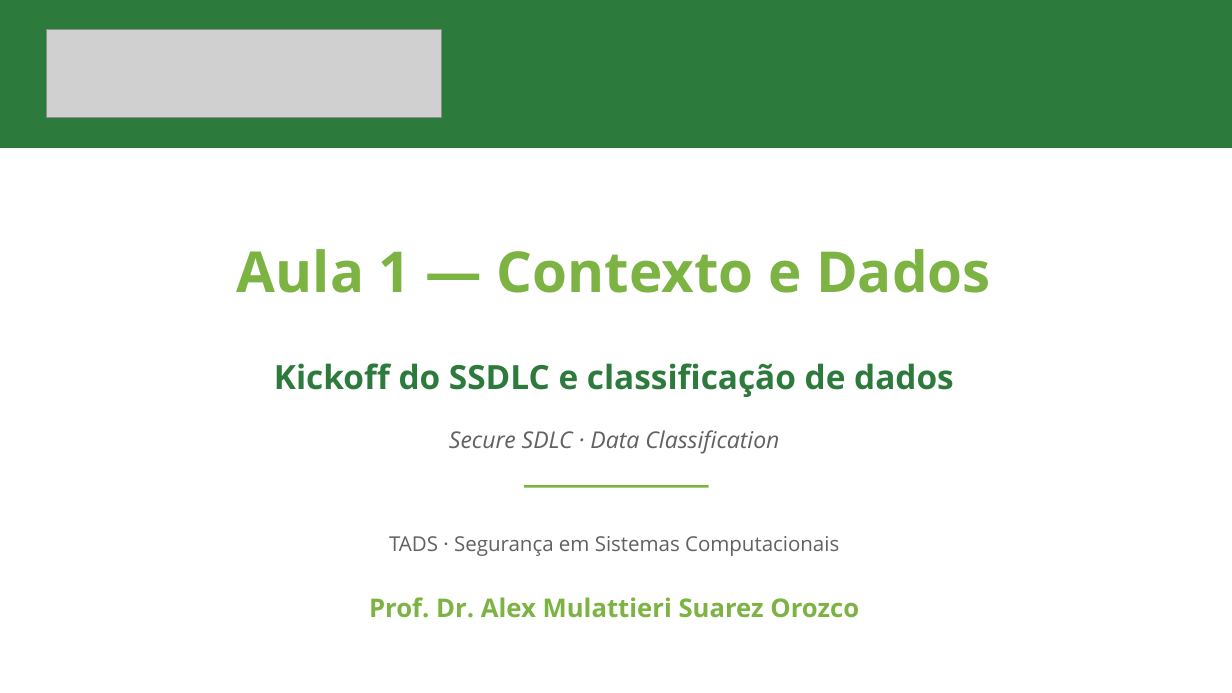
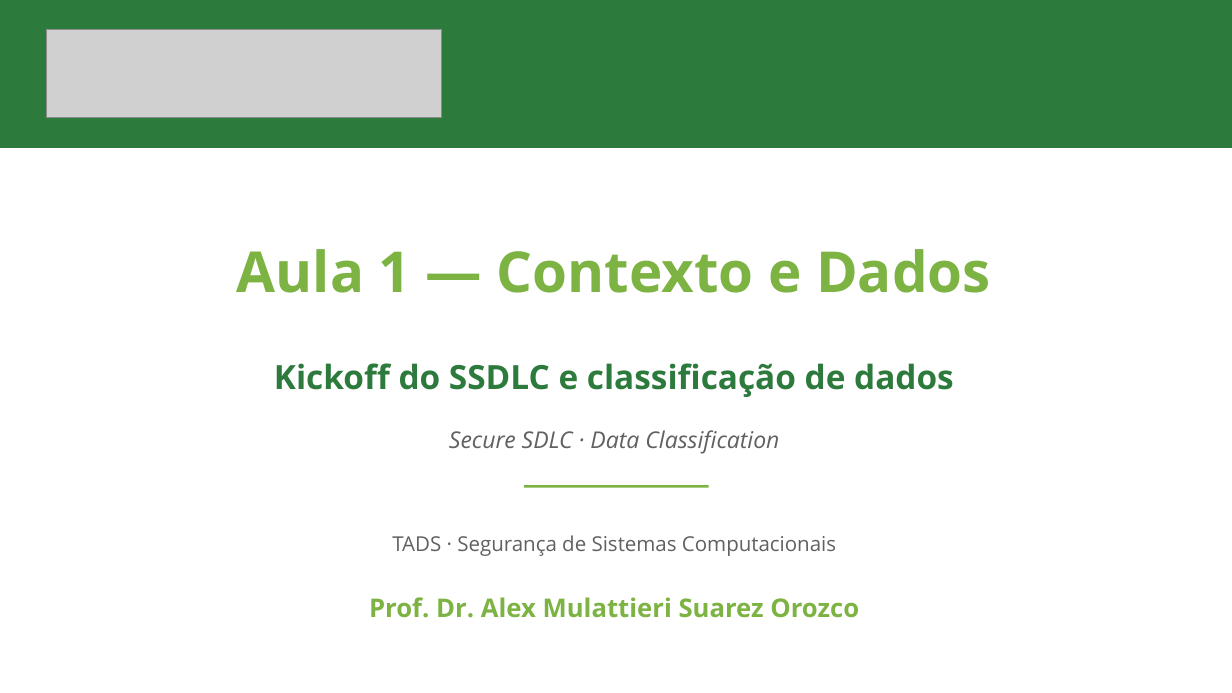
Before and after one commit to ads-sapucaia-ssc/SSC, a slide deck: slide 1 of aulas/aula-01-contexto-e-dados.pptx. Drawn at 1232x693 pixels with LibreOffice and Linux fonts; fonts in the diff are those of the drawing; grey boxes stand for pictures. Boxes give left, top, right and bottom in pixels: in the first picture for what was removed or moved away, otherwise in the second. Text is boxed around its words. In the diff, an @@ line names an element or a change of style, - is before the commit and + after.

```diff
--- a/aulas/aula-01-contexto-e-dados.pptx
+++ b/aulas/aula-01-contexto-e-dados.pptx
@@ text at [392,535,836,556]: text changed @@
-TADS · Segurança em Sistemas Computacionais
+TADS · Segurança de Sistemas Computacionais
```
Also in this commit, not shown: 10 other files.
